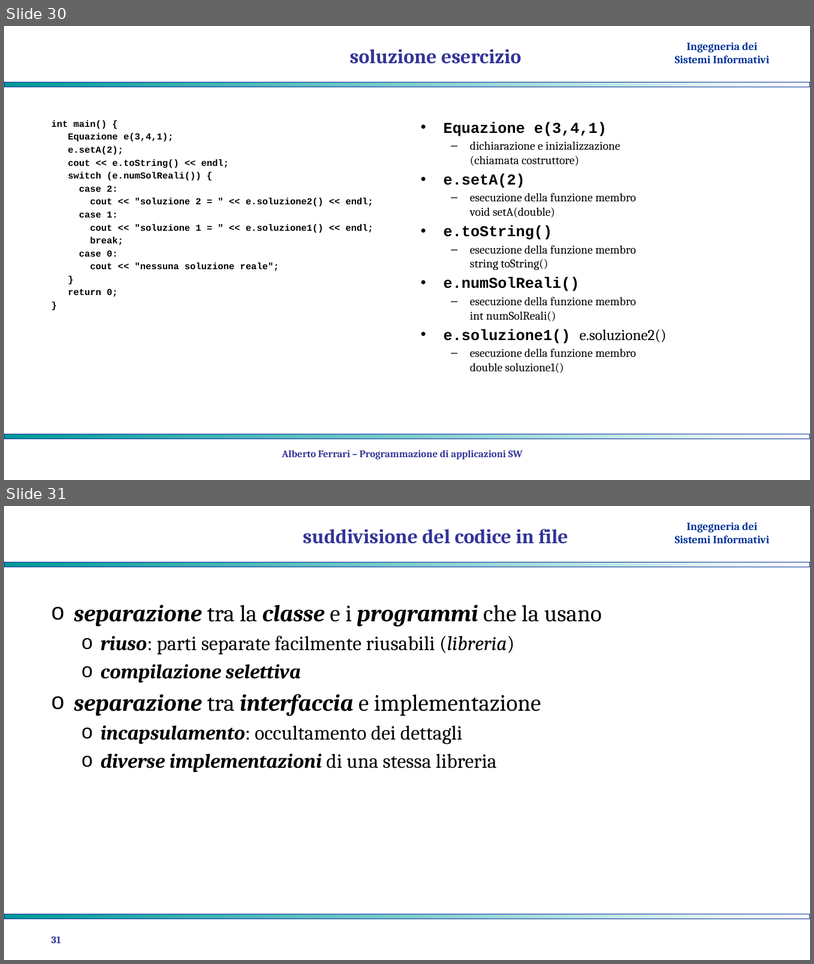
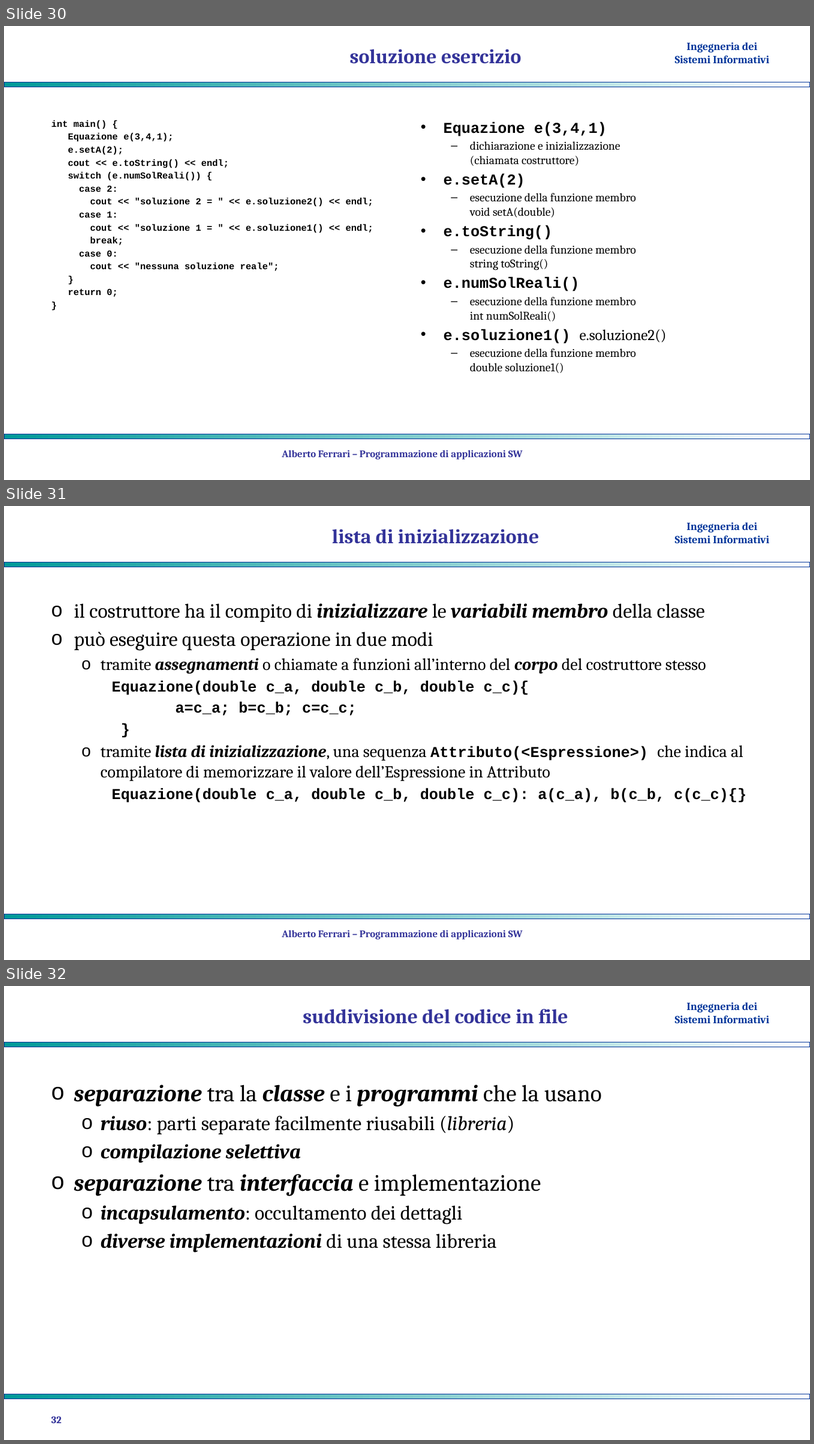
Before and after one commit to albertoferrari/pasw, a slide deck: lezioni/PASW04 - object oriented programming.pptx. Shown one above the other, each under a label of ours: slides 30 and 31 before the commit, slides 30, 31 and 32 after it. The pictures are 814x964 and 814x1444 pixels, drawn with LibreOffice and Linux fonts; fonts in the diff are those of the drawing; background and template pictures are left out. Boxes give left, top, right and bottom in pixels: in the first picture for what was removed or moved away, otherwise in the second. Text is boxed around its words. In the diff, an @@ line names an element or a change of style, - is before the commit and + after.

```diff
--- a/lezioni/PASW04 - object oriented programming.pptx
+++ b/lezioni/PASW04 - object oriented programming.pptx
@@ slide 31 added at [4,506,810,960], background #FFFFFF; not listed: 3 template elements that a slide beside it also shows @@
@@ title added at [332,529,539,544], 24 pt, text #333399, bold @@
+lista di inizializzazione
@@ text added at [74,603,747,802], 20 pt, text #000000 @@
+o il costruttore ha il compito di inizializzare le variabili membro della classe
+o può eseguire questa operazione in due modi
+  o tramite assegnamenti o chiamate a funzioni all’interno del corpo del costruttore stesso
+    Equazione(double c_a, double c_b, double c_c){
+    a=c_a; b=c_b; c=c_c;
+    }
+  o tramite lista di inizializzazione, una sequenza Attributo(<Espressione>) che indica al compilatore di memorizzare il valore dell’Espressione in Attributo
+    Equazione(double c_a, double c_b, double c_c): a(c_a), b(c_b, c(c_c){}
@@ text added at [282,930,523,939], 12 pt, text #333399, bold @@
+Alberto Ferrari – Programmazione di applicazioni SW
@@ what was slide 31 is now slide 32 @@
@@ page number at [51,1416,62,1423]: text changed @@
-31
+32
```
Also in this commit, not shown: 1 slide changed, 1 other file.
